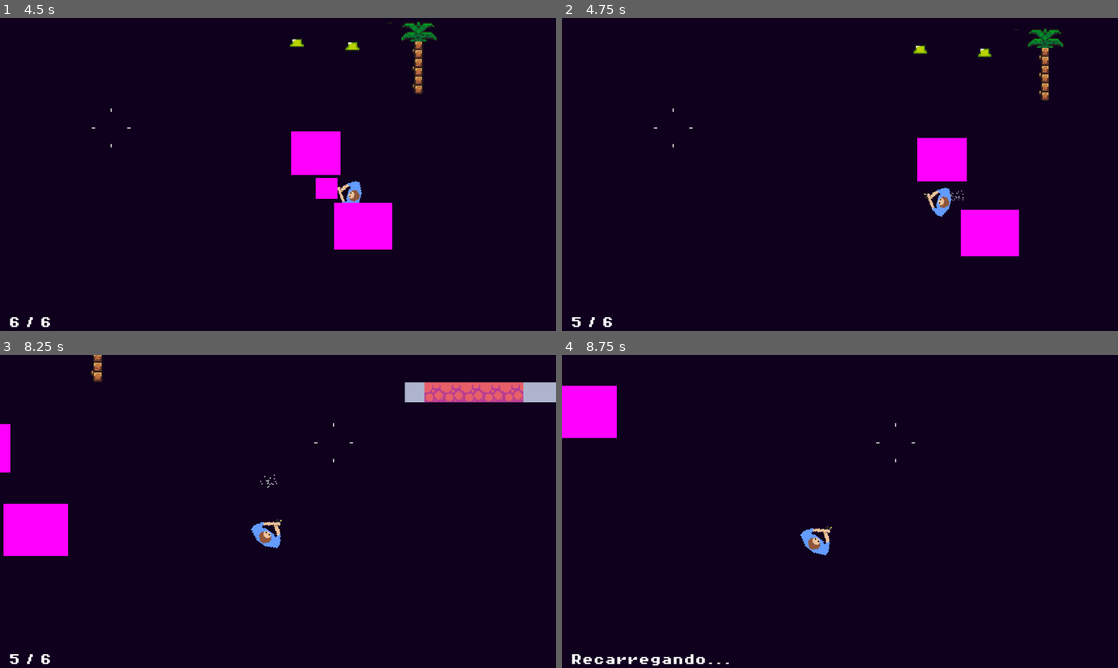
Above: before the commit, frames 1-4 (two rows, left to right).
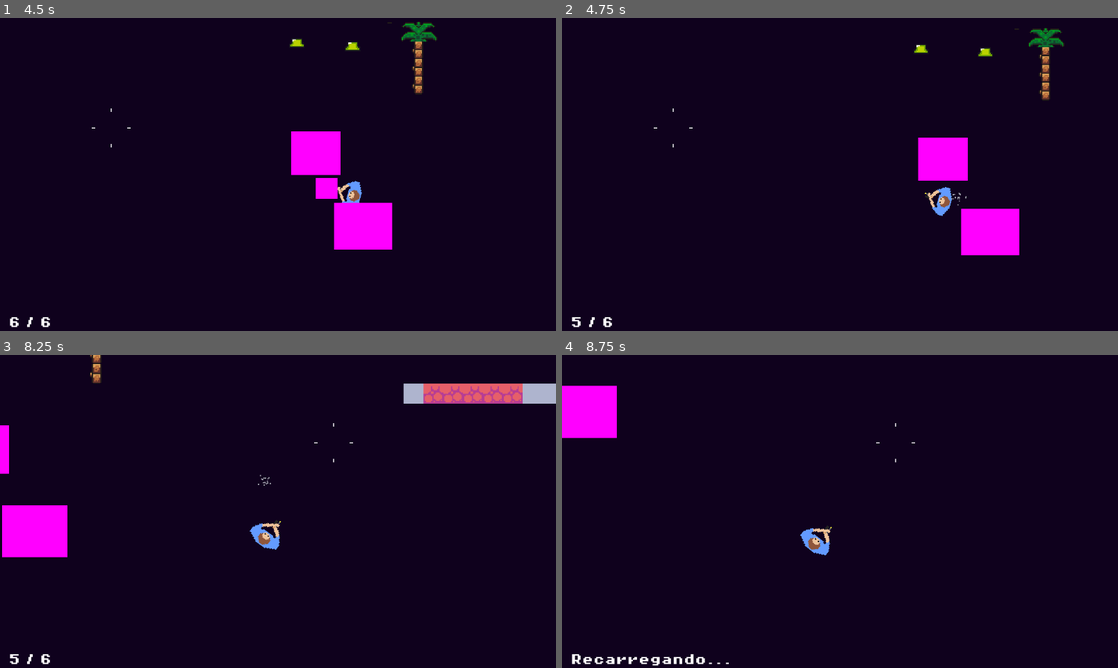
Above: after the commit, the same moments.

Repository: Gabryel-Paes/ProjetoCG
Game: Godot game, scene res://levels/rooms/playground.tscn
The game is run twice, just before and just after one commit, with the same random seed, the same clock (stepped at 60 frames per second) and the same inputs.
Inputs (mouse positions are in pixels of both pictures, inside the frame that each line leads up to):
- Up to frame 1 (4.5 s): move the mouse to (400, 158) at 0.52 s; press the mouse at (400, 158) at 0.53 s; hold D (Right) 0.53-1.28 s; tap V (Attack_Melee) at 0.8, 1.35, 3.05, 3.6 s; move the mouse to (166, 190) at 1.27 s; release the mouse at (166, 190) at 1.28 s; hold S (Down) 1.28-2.03 s; tap R (Recarregar) at 1.55 s; move the mouse to (333, 105) at 2.02 s; hold D (Right) 2.03-2.78 s; hold R (Recarregar) 2.03-2.78 s; click (333, 105) at 2.3 s; move the mouse to (250, 237) at 2.77 s; hold W (Up) 2.78-3.53 s; click (250, 237) at 2.85 s; move the mouse to (444, 221) at 3.52 s; hold R (Recarregar) 3.53-4.28 s; hold A (Left) from 3.53 s (still down); move the mouse to (111, 127) at 4.27 s; tap E (Equipar Arma) at 4.35 s
- Up to frame 2 (4.75 s): keep holding A (Left); click (673, 127) at 4.55 s
- Up to frame 3 (8.25 s): move the mouse to (305, 511) at 5.02 s; release A (Left) at 5.03 s; hold S (Down) 5.03-5.78 s; hold R (Recarregar) 5.03-5.78 s; tap V (Attack_Melee) at 5.3, 6.6, 7.55 s; move the mouse to (194, 433) at 5.77 s; hold D (Right) 5.78-6.53 s; click (194, 433) at 5.85 s; tap R (Recarregar) at 6.05, 7.35 s; move the mouse to (400, 495) at 6.52 s; press the mouse at (400, 495) at 6.53 s; hold W (Up) 6.53-7.28 s; move the mouse to (166, 527) at 7.27 s; release the mouse at (166, 527) at 7.28 s; hold D (Right) 7.28-8.03 s; move the mouse to (333, 442) at 8.02 s; press the mouse at (333, 442) at 8.03 s; hold S (Down) from 8.03 s (still down)
- Up to frame 4 (8.75 s): keep holding S (Down); tap R (Recarregar) at 8.3 s

Frame 1 is identical in both runs. In frame 2, 0.7% of the frame differs, in the area x 63-91%, y 3-77%; in frame 3, 1.2%, in the area x 0-100%, y 0-65%; in frame 4, nothing differs.

Commit message:
fix 2:6
Projeto foi mudado pra o formato SOLID que foi visto em POO pra facilitar o entendimento do codigo

Diff:
--- /dev/null
+++ b/actors/components/gun.gd
@@ -0,0 +1,118 @@
+extends Node2D
+class_name Gun
+
+signal ammo_changed(current: int, max_ammo: int)
+signal reload_started()
+signal ammo_empty()
+signal spread_changed(value: float)
+signal fired()
+
+# --- Disparo ---
+@export var fire_rate: float = 0.3
+@export var dano_tiro: float = 10.0
+@export var alcance_maximo: float = 1000.0
+
+# --- Munição ---
+@export var municao_maxima: int = 6
+@export var tempo_recarga: float = 1.5
+
+# --- Spread ---
+@export var spread_andando: float = 12.0
+@export var spread_parado: float = 1.0
+@export var velocidade_mira: float = 20.0
+@export var recuo: float = 4.0
+
+var municao_atual: int
+var pode_atirar: bool = true
+var recarregando: bool = false
+var spread_atual: float = 1.0
+var moving: bool = false
+
+
+func _ready() -> void:
+	municao_atual = municao_maxima
+	ammo_changed.emit(municao_atual, municao_maxima)
+
+
+func _process(delta: float) -> void:
+	if moving:
+		spread_atual = lerpf(spread_atual, spread_andando, 10.0 * delta)
+	else:
+		spread_atual = move_toward(spread_atual, spread_parado, velocidade_mira * delta)
+
+	spread_changed.emit(spread_atual)
+
+
+func set_moving(value: bool) -> void:
+	moving = value
+
+
+func try_fire(alvo: Vector2) -> bool:
+	if not pode_atirar or recarregando:
+		return false
+
+	if municao_atual <= 0:
+		ammo_empty.emit()
+		return false
+
+	pode_atirar = false
+	municao_atual -= 1
+	ammo_changed.emit(municao_atual, municao_maxima)
+
+	# --- Lógica do Hitscan ---
+	##Direção base reta até o alvo
+	var direcao_base = (alvo - global_position).normalized()
+	##Sorteia o desvio baseado no spread atual
+	var desvio = deg_to_rad(randf_range(-spread_atual, spread_atual))
+	##Gira direcao base aplicando desvio
+	var direcao_tiro = direcao_base.rotated(desvio)
+	##Coice
+	spread_atual = min(spread_atual + recuo, spread_andando)
+
+	var destino = global_position + (direcao_tiro * alcance_maximo)
+	var space_state = get_world_2d().direct_space_state
+	var query = PhysicsRayQueryParameters2D.create(global_position, destino)
+	query.exclude = [owner]
+
+	var result = space_state.intersect_ray(query)
+	var ponto_impacto = destino
+
+	if result:
+		ponto_impacto = result.position
+		if result.collider.has_method("take_damage"):
+			result.collider.take_damage(dano_tiro, ponto_impacto)
+
+	_criar_rastro(global_position, ponto_impacto)
+	fired.emit()
+
+	await get_tree().create_timer(fire_rate).timeout
+	pode_atirar = true
+	return true
+
+
+func try_reload() -> bool:
+	if recarregando or municao_atual >= municao_maxima:
+		return false
+
+	recarregando = true
+	reload_started.emit()
+
+	await get_tree().create_timer(tempo_recarga).timeout
+	municao_atual = municao_maxima
+	recarregando = false
+	ammo_changed.emit(municao_atual, municao_maxima)
+	return true
+
+
+func _criar_rastro(inicio: Vector2, fim: Vector2) -> void:
+	var linha = Line2D.new()
+	linha.add_point(inicio)
+	linha.add_point(fim)
+	linha.width = 1.5
+	linha.default_color = Color(1.0, 0.9, 0.5, 0.8)
+
+	get_tree().root.add_child(linha)
+
+	var tween = create_tween()
+	tween.tween_property(linha, "modulate:a", 0.0, 0.07)
+	tween.tween_callback(linha.queue_free)
--- /dev/null
+++ b/actors/components/gun.tscn
@@ -0,0 +1,6 @@
+[gd_scene load_steps=2 format=3]
+
+[ext_resource type="Script" path="res://actors/components/gun.gd" id="1_gun"]
+
+[node name="Gun" type="Node2D"]
+script = ExtResource("1_gun")
--- /dev/null
+++ b/actors/components/health.gd
@@ -0,0 +1,24 @@
+extends Node
+class_name Health
+
+signal died
+signal health_changed(current: float, max: float)
+
+@export var max_health: float = 20.0
+
+var current_health: float
+
+
+func _ready() -> void:
+	current_health = max_health
+
+
+func apply_damage(amount: float, _source_position: Vector2 = Vector2.ZERO) -> void:
+	if current_health <= 0.0:
+		return
+
+	current_health = max(current_health - amount, 0.0)
+	health_changed.emit(current_health, max_health)
+
+	if current_health <= 0.0:
+		died.emit()
--- /dev/null
+++ b/actors/components/health.tscn
@@ -0,0 +1,6 @@
+[gd_scene load_steps=2 format=3]
+
+[ext_resource type="Script" path="res://actors/components/health.gd" id="1_health"]
+
+[node name="Health" type="Node"]
+script = ExtResource("1_health")
--- a/actors/enemy/enemy___esqueleto.gd
+++ b/actors/enemy/enemy___esqueleto.gd
@@ -8,13 +8,16 @@
 }
 
 @export var patrol_axis: PatrolAxis = PatrolAxis.HORIZONTAL
-@export var health: float = 30.0
+
+@onready var health: Health = $Health
 
 var direction: Vector2
 var player: CharacterBody2D = null
 
 # Inicialização
 func _ready():
+
+	health.died.connect(die)
 
 	if patrol_axis == PatrolAxis.HORIZONTAL:
 		direction = Vector2.RIGHT
@@ -57,12 +60,8 @@
 		player = null
 
 # Dano
-func take_damage(amount: float, _source_position: Vector2) -> void:
-	health -= amount
-	print("Inimigo tomou dano! Vida restante: ", health)
-
-	if health <= 0:
-		die()
+func take_damage(amount: float, source_position: Vector2) -> void:
+	health.apply_damage(amount, source_position)
 
 func die() -> void:
 	queue_free()
--- a/actors/enemy/enemy___esqueleto.tscn
+++ b/actors/enemy/enemy___esqueleto.tscn
@@ -2,6 +2,7 @@
 
 [ext_resource type="Script" uid="uid://dmsu26qid6cx1" path="res://actors/enemy/enemy___esqueleto.gd" id="1_jovwh"]
 [ext_resource type="Texture2D" uid="uid://dpmju81k6iacv" path="res://ui/assets/sprites/slime_green.png" id="2_h1xc6"]
+[ext_resource type="PackedScene" path="res://actors/components/health.tscn" id="3_health"]
 
 [sub_resource type="CapsuleShape2D" id="CapsuleShape2D_dr77u"]
 radius = 7.0
@@ -134,5 +135,8 @@
 scale = Vector2(0.8084637, 0.67216957)
 shape = SubResource("CapsuleShape2D_4s7lv")
 
+[node name="Health" parent="." instance=ExtResource("3_health")]
+max_health = 30.0
+
 [connection signal="body_entered" from="DetectionArea" to="." method="_on_detection_area_body_entered"]
 [connection signal="body_exited" from="DetectionArea" to="." method="_on_detection_area_body_exited"]
--- /dev/null
+++ b/actors/player/ammo_label.gd
@@ -0,0 +1,13 @@
+extends Label
+
+
+func _on_ammo_changed(current: int, max_ammo: int) -> void:
+	text = str(current) + " / " + str(max_ammo)
+
+
+func _on_reload_started() -> void:
+	text = "Recarregando..."
+
+
+func _on_ammo_empty() -> void:
+	text = "Sem munição."
--- /dev/null
+++ b/actors/player/camera_controller.gd
@@ -0,0 +1,53 @@
+extends Camera2D
+class_name CameraController
+
+@export var lead: float = 0.35        # fração do offset do mouse na tela
+@export var deadzone: float = 120.0   # px de tela sem deslocamento
+@export var max_offset: float = 260.0 # teto do deslocamento
+@export var smooth: float = 8.0       # maior = mais rápido
+@export var zoom_rest: float = 3.0    # mouse perto: zoom in
+@export var zoom_far: float = 2.0     # mouse longe: zoom out
+
+# --- Screen Shake ---
+@export var shake_strength: float = 20.0 # px que a cam vai tremer
+@export var shake_decay: float = 3.0     # velocidade de decaimento do tremor
+var shake_amount: float = 0.0
+
+
+func _process(delta: float) -> void:
+	# Offset do mouse em relação ao CENTRO DA TELA — não ao mundo.
+	# É isso que quebra o loop de realimentação.
+	var viewport_size := get_viewport_rect().size
+	var from_center := get_viewport().get_mouse_position() - viewport_size * 0.5
+	var dist := from_center.length()
+
+	var target := Vector2.ZERO
+	var t := 0.0
+
+	if dist > deadzone:
+		var beyond := dist - deadzone
+		var max_beyond := maxf(viewport_size.length() * 0.5 - deadzone, 1.0)
+		t = clampf(beyond / max_beyond, 0.0, 1.0)
+		target = (from_center / dist) * minf(beyond * lead, max_offset)
+
+	# Suavização independente de framerate
+	var w := 1.0 - exp(-smooth * delta)
+	position = position.lerp(target, w)
+
+	var z := lerpf(zoom_rest, zoom_far, t)
+	zoom = zoom.lerp(Vector2(z, z), w)
+
+	_update_shake(delta)
+
+
+func shake(amount: float = 1.0) -> void:
+	shake_amount = amount
+
+
+func _update_shake(delta: float) -> void:
+	if shake_amount > 0.0:
+		shake_amount = max(shake_amount - shake_decay * delta, 0.0)
+		var force := pow(shake_amount, 2)
+		offset = Vector2(randf_range(-1, 1), randf_range(-1, 1)) * shake_strength * force
+	else:
+		offset = Vector2.ZERO
--- a/actors/player/crosshair.gd
+++ b/actors/player/crosshair.gd
@@ -4,7 +4,7 @@
 @export var espessura: float = 2.0
 @export var tamanho_linha: float = 8.0
 
-@onready var player = owner
+var spread_atual: float = 0.0
 
 func _ready () -> void:
 	Input.mouse_mode = Input.MOUSE_MODE_HIDDEN
@@ -13,11 +13,11 @@
 	position = get_viewport().get_mouse_position()
 	queue_redraw()
 
+func _on_spread_changed(value: float) -> void:
+	spread_atual = value
+
 func _draw() -> void:
-	var abertura = 1.0
-
-	if player and "spread_atual" in player:
-		abertura += player.spread_atual * 3.0
+	var abertura = 1.0 + spread_atual * 3.0
 
 	# Risquinho da Direita
 	draw_line(Vector2(abertura, 0), Vector2(abertura + tamanho_linha, 0), cor, espessura)
--- a/actors/player/player.gd
+++ b/actors/player/player.gd
@@ -13,42 +13,11 @@
 ## Graus de correção se o sprite não foi desenhado apontando para a direita (+X)
 @export var sprite_angle_offset: float = 0.0
 
-# --- Spread ---
-@export var spread_andando: float  = 12.0
-@export var spread_parado: float = 1.0
-@export var velocidade_mira: float = 20.0
-@export var recuo: float = 4.0
-
-var spread_atual: float = 1.0
-
-# --- Armamento ---
-@export var fire_rate: float = 0.3
-@export var dano_tiro: float = 10.0
-var pode_atirar: bool = true
-
-@export var municao_maxima: int = 6
-var municao_atual: int = municao_maxima
-@export var tempo_recarga: float = 1.5
-var recarregando: bool = false
-
-# --- Câmera ---
-@export var camera_lead: float = 0.35        # fração do offset do mouse na tela
-@export var camera_deadzone: float = 120.0   # px de tela sem deslocamento
-@export var max_camera_offset: float = 260.0 # teto do deslocamento
-@export var camera_smooth: float = 8.0       # maior = mais rápido
-@export var zoom_rest: float = 3         # mouse perto: zoom in
-@export var zoom_far: float = 2       # mouse longe: zoom out
-
-#--- Screen Shake ---
-@export var forca_tremor: float = 20.0 # Numero de pixel que a cam vai tremer
-@export var decay: float = 3.0 # Velocidade de decaimento do tremor
-var tremor_atual: float = 0.0 # dá pra imaginar
-
 @onready var aim: Node2D = $Aim
-@onready var camera: Camera2D = $Camera2D
+@onready var camera: CameraController = $Camera2D
 @onready var sprite: Sprite2D = $Aim/Sprite2D
-@onready var label_ammo: Label = $HUD/LabelMunicao
 @onready var fumaca: GPUParticles2D = $Aim/BulletPoint/FumacaCano
+@onready var gun: Gun = $Aim/Gun
 
 # ---Animação ---
 @onready var anim: AnimatedSprite2D = $Aim/AnimatedSprite2D
@@ -58,9 +27,7 @@
 
 func _ready() -> void:
 	motion_mode = MOTION_MODE_FLOATING
-
-	municao_atual = municao_maxima
-	atualizar_hud()
+	gun.fired.connect(_on_gun_fired)
 
 func _physics_process(delta: float) -> void:
 	var direction := Input.get_vector("Left", "Right", "Up", "Down")
@@ -71,11 +38,13 @@
 	else:
 		anim.play("idle")
 
+	gun.set_moving(velocity.length() > 0.0)
 
 func _process(delta: float) -> void:
 	_update_aim()
-	_update_camera(delta)
-	_update_spread(delta)
+
+	if Input.is_action_just_pressed("Attack_Melee"):
+		$Aim/MeleeAttack.attack()
 
 # --- Controles de Ação ---
 
@@ -89,129 +58,19 @@
 		else:
 			sprite.texture = sprt_normal
 
-	if event.is_action_pressed("Atirar") and arma_equipada and pode_atirar and not recarregando:
-		if municao_atual > 0:
-			atirar()
-		else: label_ammo.text = "Sem munição."
-	if event.is_action_pressed("Recarregar") and arma_equipada and not recarregando:
-		if municao_atual < municao_maxima:
-			recarregar()
+	if not arma_equipada:
+		return
 
-func atualizar_hud()-> void:
-	label_ammo.text = str(municao_atual) + " / " + str(municao_maxima)
+	if event.is_action_pressed("Atirar"):
+		gun.try_fire(get_global_mouse_position())
+	if event.is_action_pressed("Recarregar"):
+		gun.try_reload()
 
-func recarregar() -> void:
-	recarregando = true
-	label_ammo.text = "Recarregando..."
-
-	await get_tree().create_timer(tempo_recarga).timeout
-	municao_atual = municao_maxima
-	recarregando = false
-	atualizar_hud()
-
-
-func atirar() -> void:
-
-	pode_atirar = false
-
-	municao_atual -= 1
-	atualizar_hud()
-
+func _on_gun_fired() -> void:
+	camera.shake(1.0)
 	fumaca.restart()
-
-	#Pega o marker2D
-	var ponto_disparo = $Aim/BulletPoint
-
-	tremor_atual = 1.0
-
-	# --- Lógica do Hitscan ---
-	var space_state = get_world_2d().direct_space_state
-
-
-	##Direção base reta até o mouse
-	var direcao_base = (get_global_mouse_position() - ponto_disparo.global_position).normalized()
-	##Sorteia o desvio baseado no spread atual
-	var desvio = deg_to_rad(randf_range(-spread_atual, spread_atual))
-	##Gira direcao base aplicando desvio
-	var direcao_tiro = direcao_base.rotated(desvio)
-	##Coice
-	spread_atual = min(spread_atual + recuo, spread_andando)
-
-	var alcance_maximo = 1000.0
-	var destino = ponto_disparo.global_position + (direcao_tiro * alcance_maximo)
-	var query = PhysicsRayQueryParameters2D.create(ponto_disparo.global_position, destino)
-	query.exclude = [self]
-
-	var result = space_state.intersect_ray(query)
-
-	var ponto_impacto = destino
-
-	if result:
-		ponto_impacto = result.position
-		#particulas aqui depois
-		if result.collider.has_method("take_damage"):
-			result.collider.take_damage(dano_tiro, ponto_impacto)
-
-	criar_rastro(ponto_disparo.global_position, ponto_impacto)
-
-	await get_tree().create_timer(fire_rate).timeout
-	pode_atirar = true
-
-func criar_rastro(inicio: Vector2, fim: Vector2) -> void:
-	var linha = Line2D.new()
-	linha.add_point(inicio)
-	linha.add_point(fim)
-	linha.width = 1.5
-	linha.default_color = Color(1.0,0.9,0.5,0.8)
-
-	get_tree().root.add_child(linha)
-
-	var tween = create_tween()
-	tween.tween_property(linha, "modulate:a", 0.0, 0.07)
-	tween.tween_callback(linha.queue_free)
-
-func _update_spread (delta:float) -> void:
-	if velocity.length() > 0:
-		spread_atual = lerpf(spread_atual, spread_andando, 10.0 * delta)
-	else:
-		spread_atual = move_toward(spread_atual, spread_parado, velocidade_mira * delta)
-
-	if Input.is_action_just_pressed("Attack_Melee"):
-		$Aim/MeleeAttack.attack()
 
 func _update_aim() -> void:
 	# Guardado como variável: sprite, lanterna e projétil bebem da mesma fonte
 	aim_angle = (get_global_mouse_position() - global_position).angle()
 	aim.rotation = aim_angle + deg_to_rad(sprite_angle_offset)
-
-func _update_camera(delta: float) -> void:
-	# Offset do mouse em relação ao CENTRO DA TELA — não ao mundo.
-	# É isso que quebra o loop de realimentação.
-	var viewport_size := get_viewport_rect().size
-	var from_center := get_viewport().get_mouse_position() - viewport_size * 0.5
-	var dist := from_center.length()
-
-	var lead := Vector2.ZERO
-	var t := 0.0
-
-	if dist > camera_deadzone:
-		var beyond := dist - camera_deadzone
-		var max_beyond := maxf(viewport_size.length() * 0.5 - camera_deadzone, 1.0)
-		t = clampf(beyond / max_beyond, 0.0, 1.0)
-		lead = (from_center / dist) * minf(beyond * camera_lead, max_camera_offset)
-
-	# Suavização independente de framerate
-	var w := 1.0 - exp(-camera_smooth * delta)
-	camera.position = camera.position.lerp(lead, w)
-
-	var z := lerpf(zoom_rest, zoom_far, t)
-	camera.zoom = camera.zoom.lerp(Vector2(z, z), w)
-
-	# -- Camera Shake --
-	if tremor_atual > 0:
-		tremor_atual = max(tremor_atual - decay * delta, 0.0)
-		var forca = pow(tremor_atual, 2)
-		camera.offset = Vector2(randf_range(-1, 1), randf_range(-1, 1)) * forca_tremor * forca
-
-	else:
-		camera.offset = Vector2.ZERO
--- a/actors/player/player.tscn
+++ b/actors/player/player.tscn
@@ -6,6 +6,9 @@
 [ext_resource type="PackedScene" uid="uid://b6j0eteafpf7t" path="res://actors/components/melee_attack.tscn" id="3_ax26v"]
 [ext_resource type="FontFile" uid="uid://bu1xpso6ai3x0" path="res://ui/assets/fonts/PixelOperator8-Bold.ttf" id="4_lsqbn"]
 [ext_resource type="Script" uid="uid://dps2mixnx2yxd" path="res://actors/player/crosshair.gd" id="5_6p1w3"]
+[ext_resource type="Script" path="res://actors/player/camera_controller.gd" id="6_camctrl"]
+[ext_resource type="Script" path="res://actors/player/ammo_label.gd" id="7_ammolabel"]
+[ext_resource type="PackedScene" path="res://actors/components/gun.tscn" id="8_gun"]
 
 [sub_resource type="CircleShape2D" id="CircleShape2D_wa5o0"]
 radius = 7.0
@@ -98,9 +101,6 @@
 [node name="Player" type="CharacterBody2D" unique_id=335704334]
 motion_mode = 1
 script = ExtResource("1_dthho")
-velocidade_mira = 13.0
-fire_rate = 0.01
-forca_tremor = 10.0
 
 [node name="CollisionShape2D" type="CollisionShape2D" parent="." unique_id=1347245688]
 position = Vector2(-4, 0)
@@ -108,6 +108,8 @@
 
 [node name="Camera2D" type="Camera2D" parent="." unique_id=293020164]
 zoom = Vector2(5, 5)
+script = ExtResource("6_camctrl")
+shake_strength = 10.0
 
 [node name="Aim" type="Node2D" parent="." unique_id=2121868406]
 
@@ -138,6 +140,11 @@
 
 [node name="MeleeAttack" parent="Aim" unique_id=192729465 instance=ExtResource("3_ax26v")]
 
+[node name="Gun" parent="Aim" instance=ExtResource("8_gun")]
+position = Vector2(10, 0)
+velocidade_mira = 13.0
+fire_rate = 0.01
+
 [node name="HUD" type="CanvasLayer" parent="." unique_id=70567460]
 
 [node name="LabelMunicao" type="Label" parent="HUD" unique_id=1178521183]
@@ -150,6 +157,12 @@
 grow_vertical = 0
 theme_override_fonts/font = ExtResource("4_lsqbn")
 theme_override_font_sizes/font_size = 26
+script = ExtResource("7_ammolabel")
 
 [node name="Crosshair" type="Node2D" parent="HUD" unique_id=1920209538]
 script = ExtResource("5_6p1w3")
+
+[connection signal="ammo_changed" from="Aim/Gun" to="HUD/LabelMunicao" method="_on_ammo_changed"]
+[connection signal="reload_started" from="Aim/Gun" to="HUD/LabelMunicao" method="_on_reload_started"]
+[connection signal="ammo_empty" from="Aim/Gun" to="HUD/LabelMunicao" method="_on_ammo_empty"]
+[connection signal="spread_changed" from="Aim/Gun" to="HUD/Crosshair" method="_on_spread_changed"]
--- a/props/box.gd
+++ b/props/box.gd
@@ -1,13 +1,12 @@
 extends StaticBody2D
 
-var health: float = 20.0
+@onready var health: Health = $Health
 
-func take_damage(amount: float, _source_position: Vector2) -> void:
-	health -= amount
-	print("A caixa tomou dano! Vida restante: ", health)
+func _ready() -> void:
+	health.died.connect(break_box)
 
-	if health <= 0:
-		break_box()
+func take_damage(amount: float, source_position: Vector2) -> void:
+	health.apply_damage(amount, source_position)
 
 func break_box() -> void:
 	# Aqui você pode tocar um som ou soltar partículas antes de sumir
--- a/props/box.tscn
+++ b/props/box.tscn
@@ -1,6 +1,7 @@
 [gd_scene format=3 uid="uid://botin4g72p0bd"]
 
 [ext_resource type="Script" uid="uid://dr78gffy7f4qb" path="res://props/box.gd" id="1_gss50"]
+[ext_resource type="PackedScene" path="res://actors/components/health.tscn" id="2_health"]
 
 [sub_resource type="RectangleShape2D" id="RectangleShape2D_h7gdp"]
 size = Vector2(3.5625, 2.6875)
@@ -26,3 +27,6 @@
 
 [node name="CollisionShape2D" type="CollisionShape2D" parent="Hurtbox" unique_id=1680581011]
 shape = SubResource("RectangleShape2D_4s7lv")
+
+[node name="Health" parent="." instance=ExtResource("2_health")]
+max_health = 20.0
Not shown, added: actors/components/gun.gd.uid
Not shown, added: actors/components/health.gd.uid
Not shown, added: actors/player/ammo_label.gd.uid
Not shown, added: actors/player/camera_controller.gd.uid
